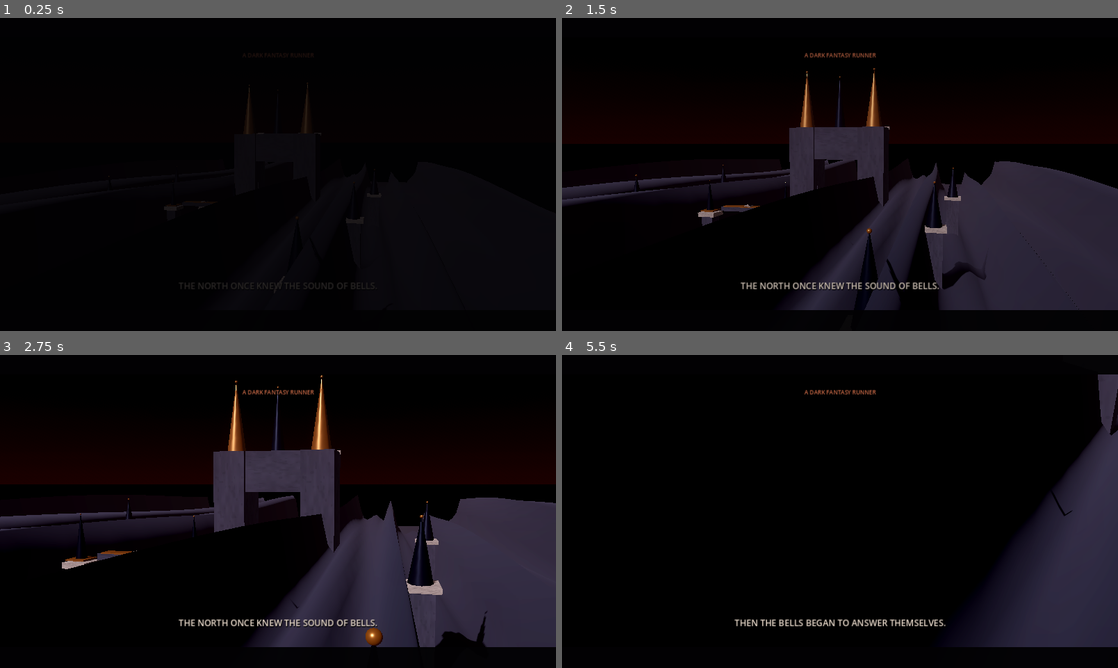
Above: before the commit, frames 1-4 (two rows, left to right).
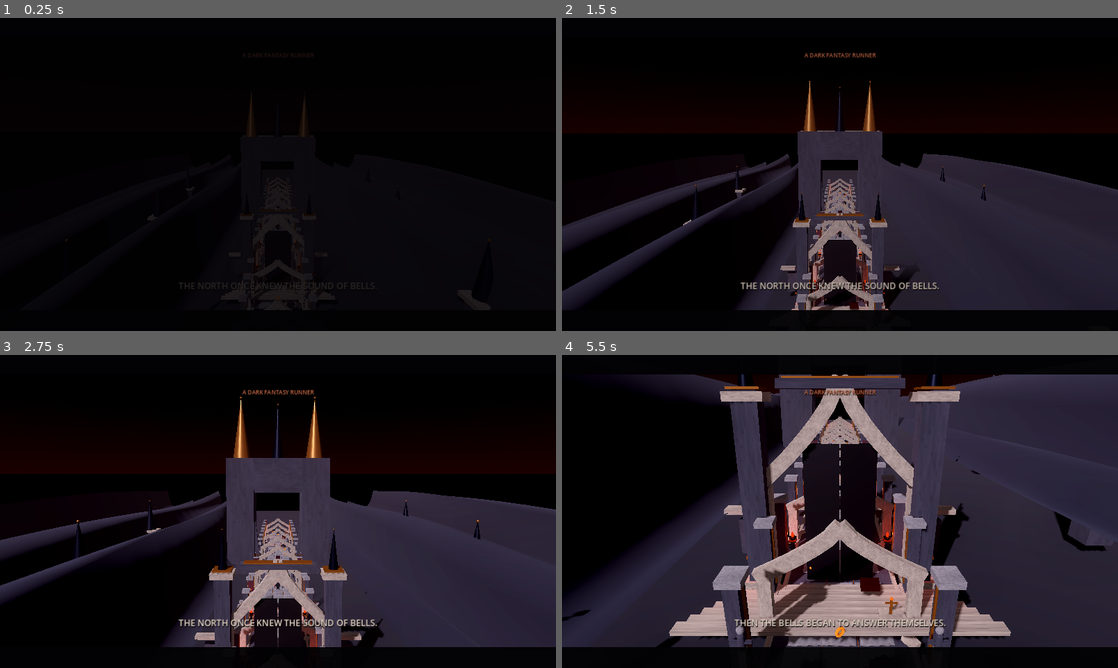
Above: after the commit, the same moments.

Repository: nebiladonay-hash/blackthorn-oath
Game: Godot game, scene res://scenes/main.tscn
Two runs of this game, one before a commit and one after it. Both use one fixed random seed, a clock stepped at 60 frames per second and the inputs below.
Inputs (mouse positions are in pixels of both pictures, inside the frame that each line leads up to):
- Up to frame 1 (0.25 s): no input
- Up to frame 2 (1.5 s): move the mouse to (962, 158) at 0.52 s; hold D (lane_right) 0.53-1.28 s; tap F (attack) at 0.6 s; click (962, 158) at 0.67 s; tap Space (jump) at 0.77 s; move the mouse to (728, 190) at 1.27 s; hold A (lane_left) from 1.28 s (still down); tap S (slide) at 1.35 s
- Up to frame 3 (2.75 s): tap Space (jump) at 1.52 s; move the mouse to (333, 442) at 2.02 s; release A (lane_left) at 2.03 s; hold D (lane_right) from 2.03 s (still down); tap F (attack) at 2.1 s
- Up to frame 4 (5.5 s): move the mouse to (812, 574) at 2.77 s; tap S (slide) at 2.85, 4.35 s; click (812, 574) at 2.92 s; tap Space (jump) at 3.02, 3.77, 4.52 s; move the mouse to (1006, 558) at 3.52 s; release D (lane_right) at 3.53 s; hold A (lane_left) from 3.53 s (still down); tap F (attack) at 3.6, 5.1 s; move the mouse to (673, 464) at 4.27 s; move the mouse to (867, 511) at 5.02 s; click (867, 511) at 5.17 s

The runs differ from the first frame. In frame 1, 0.9% of the frame differs, in the area x 11-88%, y 20-94%; in frame 2, 16%; in frame 3, 20%; in frame 4, 52%, in the area x 0-100%, y 6-94%.

Commit message:
Reframe cathedral aerial and Warden gate shots, remove tunnel-like repeated arches, and keep cinematic title above hero

Diff:
--- a/scripts/main.gd
+++ b/scripts/main.gd
@@ -256,12 +256,12 @@
 	camera = Camera3D.new()
 	camera.name = "CinematicCamera"
 	camera.current = true
-	camera.fov = 43.0
+	camera.fov = 54.0
 	camera.near = 0.08
 	camera.far = 320.0
 	camera.position = Vector3(22.0, 15.5, 20.0)
 	add_child(camera)
-	camera.look_at(Vector3(0, 15.0, -108.0), Vector3.UP)
+	camera.look_at(Vector3(0, 16.0, -154.0), Vector3.UP)
 
 func _build_cathedral_landmark() -> void:
 	# A full-scale cathedral mesh anchors the skyline. The foreground gatehouse is
@@ -321,10 +321,10 @@
 
 	_add_gate_guardian(gatehouse)
 	portal_light = OmniLight3D.new()
-	portal_light.position = Vector3(0, 7.0, -5.4)
+	portal_light.position = Vector3(0, 9.0, -8.6)
 	portal_light.light_color = Color(0.92, 0.10, 0.025)
-	portal_light.light_energy = 0.28
-	portal_light.omni_range = 27.0
+	portal_light.light_energy = 0.45
+	portal_light.omni_range = 34.0
 	gatehouse.add_child(portal_light)
 
 	# Broad forecourt steps establish a clear approach to the portal.
@@ -623,9 +623,9 @@
 	root_ui.add_child(intro_kicker_label)
 
 	intro_title_label = _label("", 54, Color(0.95, 0.88, 0.78))
-	intro_title_label.set_anchors_preset(Control.PRESET_CENTER)
-	intro_title_label.position = Vector2(-310, -100)
-	intro_title_label.size = Vector2(620, 205)
+	intro_title_label.set_anchors_preset(Control.PRESET_CENTER_TOP)
+	intro_title_label.position = Vector2(-310, 85)
+	intro_title_label.size = Vector2(620, 155)
 	intro_title_label.horizontal_alignment = HORIZONTAL_ALIGNMENT_CENTER
 	intro_title_label.vertical_alignment = VERTICAL_ALIGNMENT_CENTER
 	intro_title_label.add_theme_color_override("font_shadow_color", Color(0, 0, 0, 0.92))
@@ -737,46 +737,43 @@
 	var t: float = intro_elapsed
 	if t < 4.2:
 		var amount: float = _ease(t / 4.2)
-		camera.global_position = Vector3(36.0, 31.0, -18.0).lerp(Vector3(24.0, 24.0, -64.0), amount)
-		camera.look_at(Vector3(0, 19.0, -158.0), Vector3.UP)
-		camera.fov = lerpf(44.0, 38.0, amount)
+		camera.global_position = Vector3(0.0, 36.0, -22.0).lerp(Vector3(0.0, 27.0, -60.0), amount)
+		camera.look_at(Vector3(0, 18.0, -158.0), Vector3.UP)
+		camera.fov = lerpf(52.0, 46.0, amount)
 		_set_cinematic_copy("THE NORTH ONCE KNEW THE SOUND OF BELLS.", "", 0.0)
 	elif t < 8.0:
 		var amount: float = _ease((t - 4.2) / 3.8)
-		camera.global_position = Vector3(24.0, 24.0, -64.0).lerp(Vector3(7.5, 11.0, -86.0), amount)
-		camera.look_at(Vector3(0, 9.0, -100.0), Vector3.UP)
-		camera.fov = lerpf(38.0, 34.0, amount)
+		camera.global_position = Vector3(0.0, 18.0, -66.0).lerp(Vector3(0.0, 13.0, -75.0), amount)
+		camera.look_at(Vector3(0, 5.2, -100.0), Vector3.UP)
+		camera.fov = lerpf(54.0, 50.0, amount)
 		var gate_amount: float = _ease((t - 5.1) / 2.55)
-		cathedral_gate_left.rotation.y = -1.12 * gate_amount
-		cathedral_gate_right.rotation.y = 1.12 * gate_amount
+		cathedral_gate_left.rotation.y = -1.38 * gate_amount
+		cathedral_gate_right.rotation.y = 1.38 * gate_amount
 		gate_guardian.visible = gate_amount > 0.24
-		portal_light.light_energy = 0.28 + gate_amount * 5.6
+		portal_light.light_energy = 0.45 + gate_amount * 5.6
 		portal_light.light_color = Color(0.82, 0.045, 0.018).lerp(Color(1.0, 0.16, 0.035), gate_amount)
 		var reveal_line: String = "THEN THE BELLS BEGAN TO ANSWER THEMSELVES." if t < 6.35 else "SOMETHING ANSWERED FROM WITHIN."
 		_set_cinematic_copy(reveal_line, "", 0.0)
 	elif t < 11.5:
 		var amount: float = _ease((t - 8.0) / 3.5)
-		camera.global_position = Vector3(7.5, 11.0, -86.0).lerp(Vector3(0.0, 7.0, -88.5), amount)
-		camera.look_at(Vector3(0.0, 6.0, -100.0), Vector3.UP)
-		camera.fov = lerpf(34.0, 30.0, amount)
+		camera.global_position = Vector3(0.0, 13.0, -75.0).lerp(Vector3(0.0, 8.5, -78.0), amount)
+		camera.look_at(Vector3(0.0, 5.4, -100.0), Vector3.UP)
+		camera.fov = lerpf(50.0, 48.0, amount)
 		if t > 9.2:
 			camera.global_position += Vector3(sin(t * 18.0) * 0.025, cos(t * 14.0) * 0.018, 0.0)
 		_set_cinematic_copy("THE KINGDOM FELL. THE DEAD REMAINED.", "", 0.0)
 	elif t < 15.0:
 		var amount: float = _ease((t - 11.5) / 3.5)
-		# Front-facing hero portrait: show the helm, chest, sword and cape silhouette.
 		camera.global_position = Vector3(2.6, 2.9, -10.5).lerp(Vector3(1.25, 3.2, -9.0), amount)
 		camera.look_at(Vector3(0.0, 1.1, -3.0), Vector3.UP)
 		camera.fov = lerpf(38.0, 42.0, amount)
-		_set_cinematic_copy("ONE KNIGHT. ONE ROAD. NO WAY BACK.", "BLACKTHORN
-OATH", 1.0)
+		_set_cinematic_copy("ONE KNIGHT. ONE ROAD. NO WAY BACK.", "", 0.0)
 	else:
 		var amount: float = _ease((t - 15.0) / 3.0)
-		camera.global_position = Vector3(0.0, 4.4, 7.2).lerp(Vector3(0.0, 4.6, 8.1), amount)
-		camera.look_at(Vector3(0.0, 1.15, -16.0), Vector3.UP)
-		camera.fov = lerpf(49.0, 46.0, amount)
-		_set_cinematic_copy("THE OATH DOES NOT END WITH DEATH.", "BLACKTHORN
-OATH", 1.0)
+		camera.global_position = Vector3(1.8, 3.7, -9.2).lerp(Vector3(2.4, 4.0, -10.5), amount)
+		camera.look_at(Vector3(0.0, 1.15, -3.0), Vector3.UP)
+		camera.fov = lerpf(46.0, 48.0, amount)
+		_set_cinematic_copy("THE OATH DOES NOT END WITH DEATH.", "BLACKTHORN\\nOATH", 1.0)
 		if t >= INTRO_LENGTH:
 			_finish_intro()
 
@@ -1158,17 +1155,17 @@
 			segments.remove_at(i)
 
 func _follow_camera(delta: float) -> void:
-	var target_position: Vector3 = player.global_position + Vector3(0, 4.15, 8.1)
+	var target_position: Vector3 = player.global_position + Vector3(0, 3.15, 6.4)
 	camera.global_position = camera.global_position.lerp(target_position, minf(delta * 6.0, 1.0))
-	camera.look_at(player.global_position + Vector3(0, 1.1, -6.3), Vector3.UP)
-	camera.fov = lerpf(camera.fov, 59.0, delta * 1.2)
+	camera.look_at(player.global_position + Vector3(0, 1.0, -6.8), Vector3.UP)
+	camera.fov = lerpf(camera.fov, 55.0, delta * 1.2)
 
 func _idle_camera(delta: float) -> void:
 	if not is_instance_valid(camera) or not is_instance_valid(player):
 		return
 	var time: float = Time.get_ticks_msec() / 1000.0
 	var sway := Vector3(sin(time * 0.19) * 0.28, 0.04 * sin(time * 0.3), 0.0)
-	var target_position: Vector3 = player.global_position + Vector3(0, 4.3, 8.5) + sway
+	var target_position: Vector3 = player.global_position + Vector3(0, 3.35, 6.8) + sway
 	camera.global_position = camera.global_position.lerp(target_position, minf(delta * 1.7, 1.0))
 	camera.look_at(player.global_position + Vector3(0, 1.0, -8.0), Vector3.UP)
 
